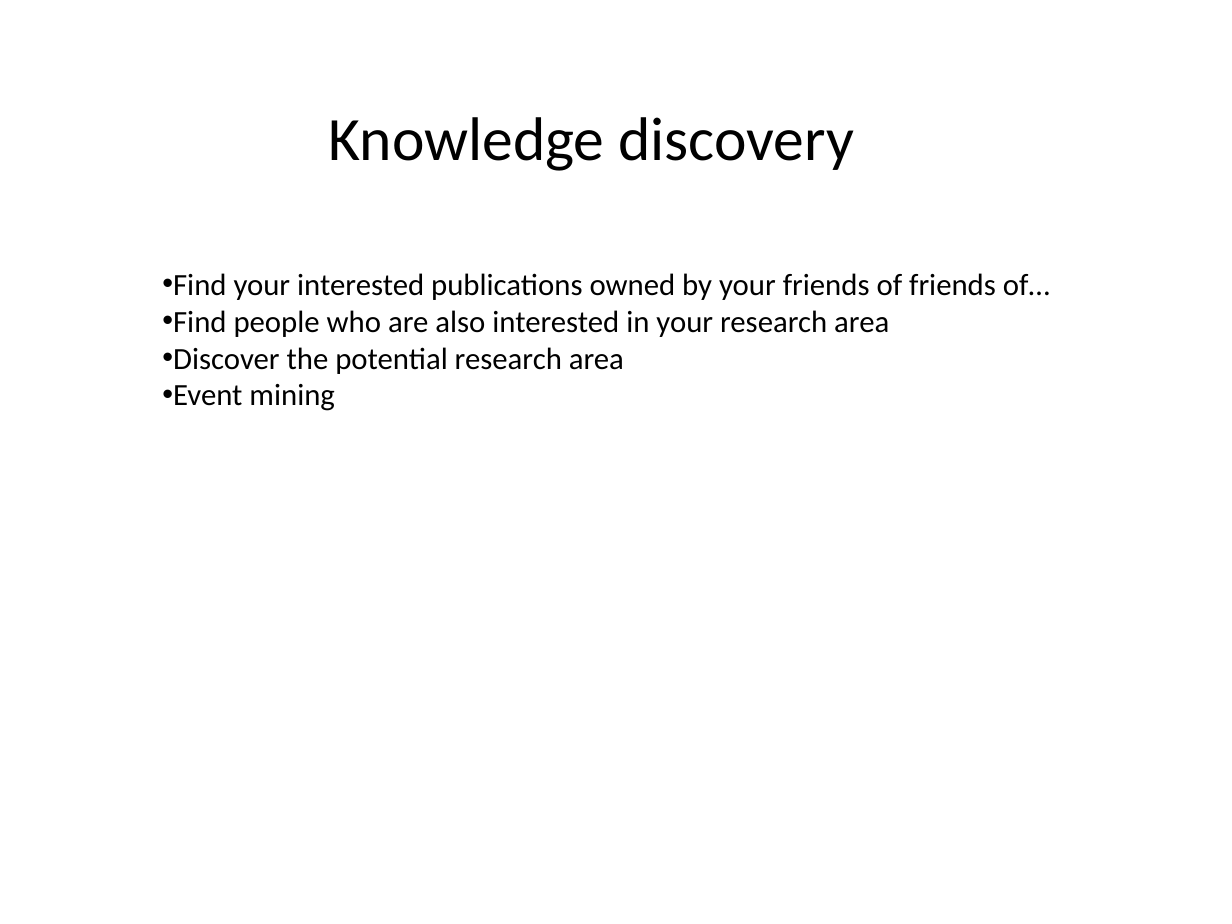
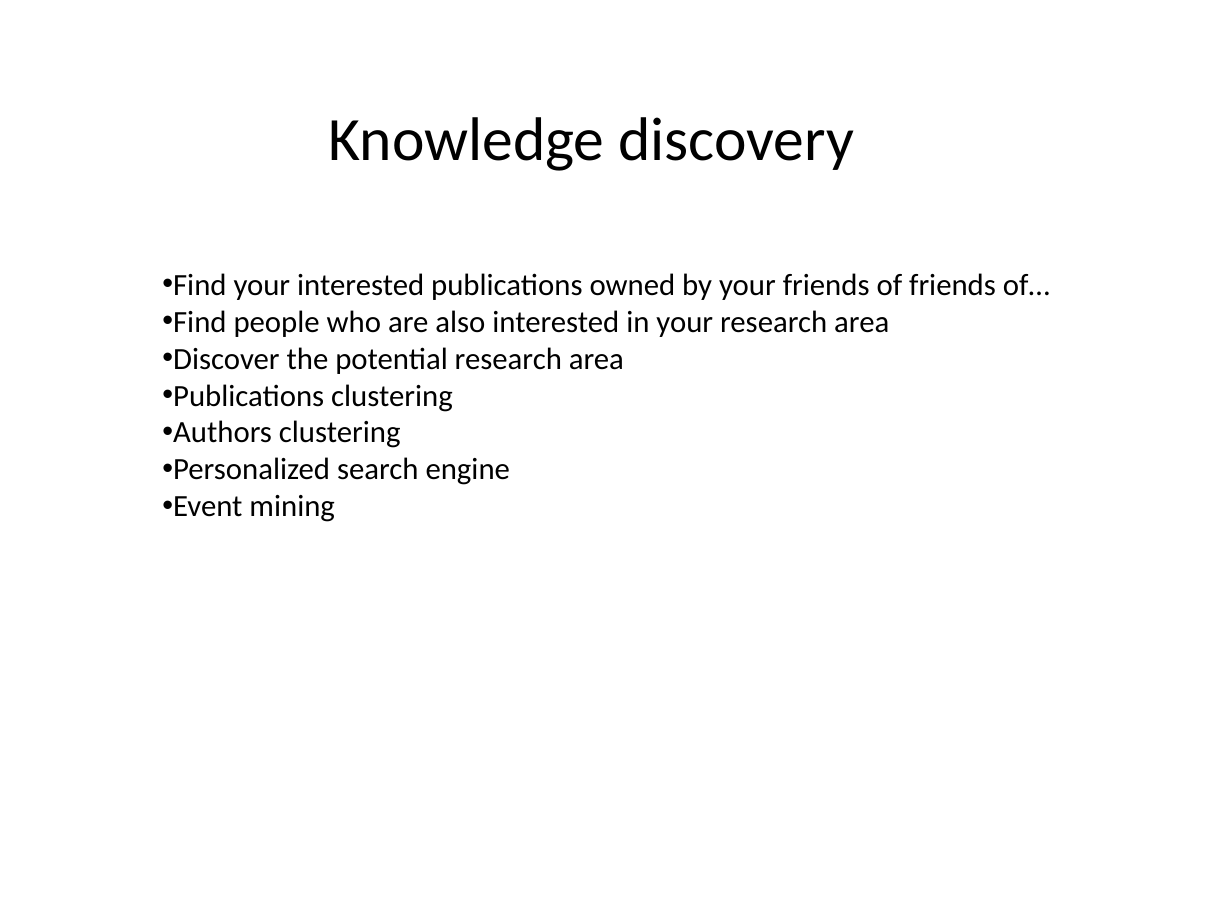
Before and after one commit to h-t-ren/homepage, a slide deck: slide 12 of Knowledge.pptx (slide 11 before the commit). Drawn at 1232x924 pixels with LibreOffice and Linux fonts; fonts in the diff are those of the drawing. Boxes give left, top, right and bottom in pixels: in the first picture for what was removed or moved away, otherwise in the second. Text is boxed around its words. In the diff, an @@ line names an element or a change of style, - is before the commit and + after.

```diff
--- a/Knowledge.pptx
+++ b/Knowledge.pptx
@@ text at (173,384,510,485): paragraphs added @@
+• Publications clustering
+• Authors clustering
+• Personalized search engine
```
Also in this commit, not shown: 3 other slides changed, 1 slide added, 1 other file.
